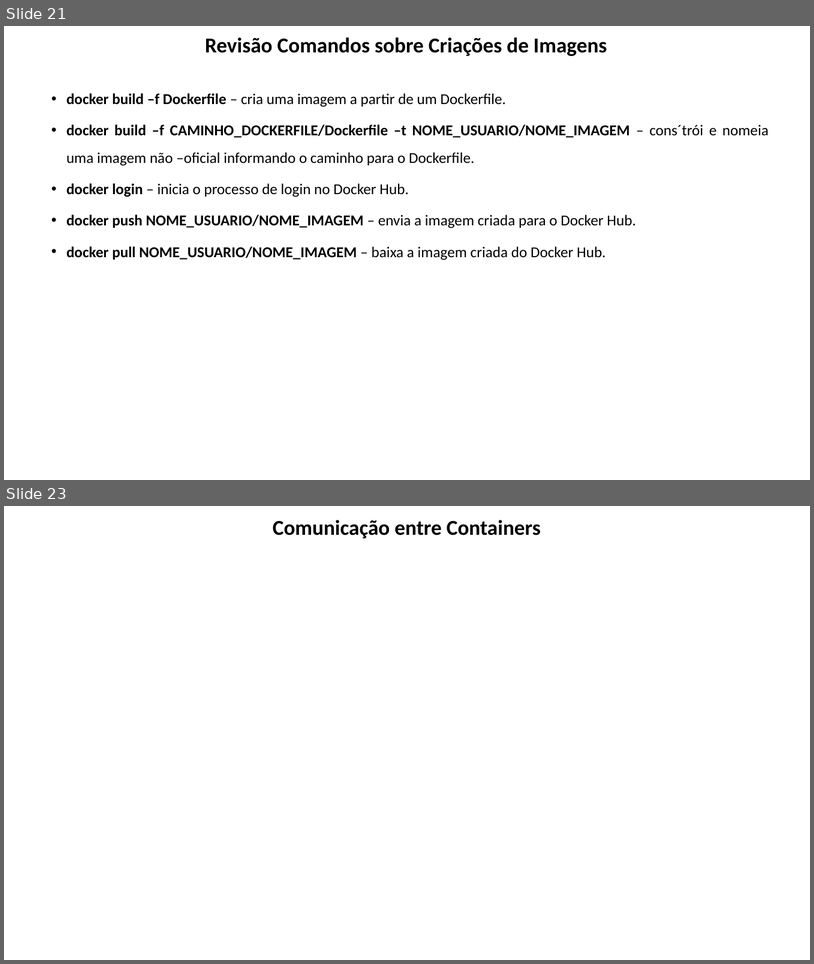
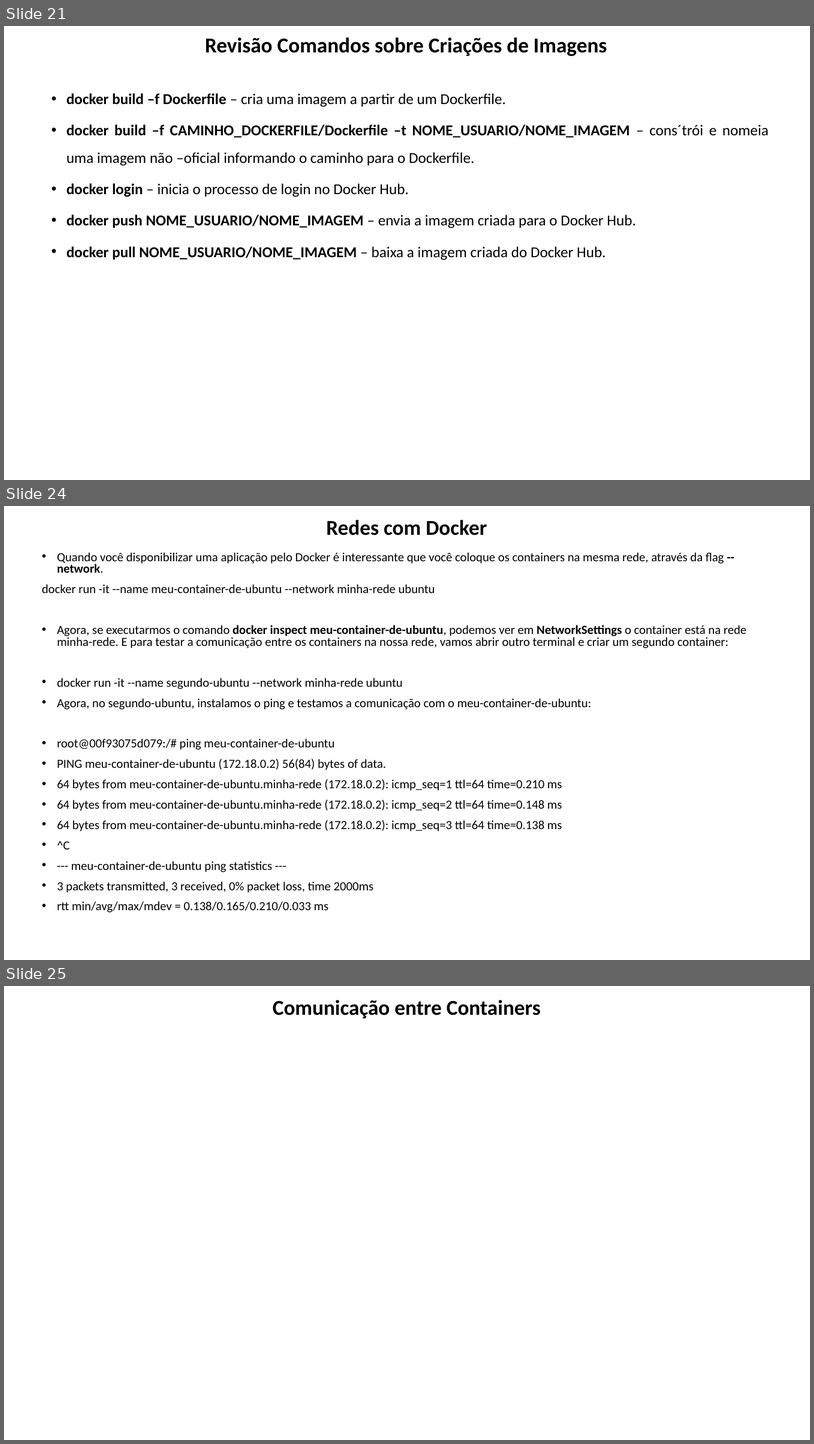
Before and after one commit to lacsousa/learning-docker, a slide deck: docs/docker-resumo.pptx. Shown one above the other, each under a label of ours: slides 21 and 23 before the commit, slides 21, 24 and 25 after it; the slides between them are not shown. The pictures are 814x964 and 814x1444 pixels, drawn with LibreOffice and Linux fonts; fonts in the diff are those of the drawing. Boxes give left, top, right and bottom in pixels: in the first picture for what was removed or moved away, otherwise in the second. Text is boxed around its words. In the diff, an @@ line names an element or a change of style, - is before the commit and + after.

Commit message:
Criando suas próprias redes no Docker

```diff
--- a/docs/docker-resumo.pptx
+++ b/docs/docker-resumo.pptx
@@ slide 24 added at [4, 506, 810, 960], background #FFFFFF @@
@@ title added at [326, 520, 487, 535], 25.2 pt, text #000000, bold @@
+Redes com Docker
@@ text added at [42, 552, 747, 912], 14.8 pt, text #000000 @@
+• Quando você disponibilizar uma aplicação pelo Docker é interessante que você coloque os containers na mesma rede, através da flag --network.
+docker run -it --name meu-container-de-ubuntu --network minha-rede ubuntu
+• Agora, se executarmos o comando docker inspect meu-container-de-ubuntu, podemos ver em NetworkSettings o container está na rede minha-rede. E para testar a comunicação entre os containers na nossa rede, vamos abrir outro terminal e criar um segundo container:
+• docker run -it --name segundo-ubuntu --network minha-rede ubuntu
+• Agora, no segundo-ubuntu, instalamos o ping e testamos a comunicação com o meu-container-de-ubuntu:
+• root@00f93075d079:/# ping meu-container-de-ubuntu
+• PING meu-container-de-ubuntu (172.18.0.2) 56(84) bytes of data.
+• 64 bytes from meu-container-de-ubuntu.minha-rede (172.18.0.2): icmp_seq=1 ttl=64 time=0.210 ms
+• 64 bytes from meu-container-de-ubuntu.minha-rede (172.18.0.2): icmp_seq=2 ttl=64 time=0.148 ms
+• 64 bytes from meu-container-de-ubuntu.minha-rede (172.18.0.2): icmp_seq=3 ttl=64 time=0.138 ms
+• ^C
+• --- meu-container-de-ubuntu ping statistics ---
+• 3 packets transmitted, 3 received, 0% packet loss, time 2000ms
+• rtt min/avg/max/mdev = 0.138/0.165/0.210/0.033 ms
@@ what was slide 23 is now slide 25 @@
```
Also in this commit, not shown: 1 slide changed, 2 other slides added, 1 slide removed.
